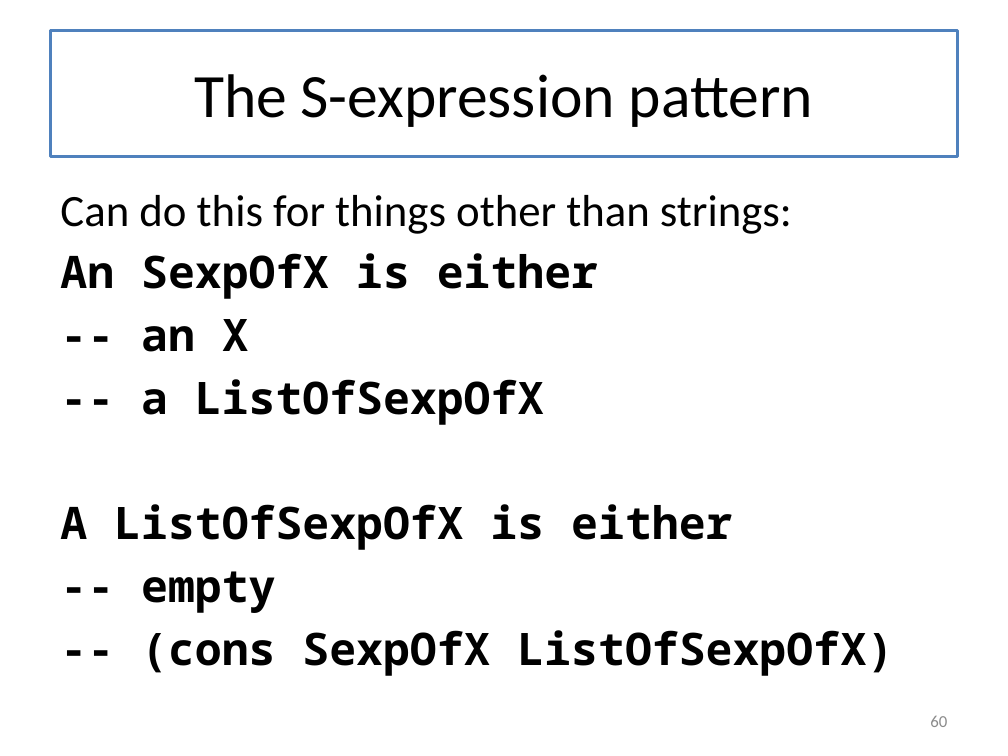
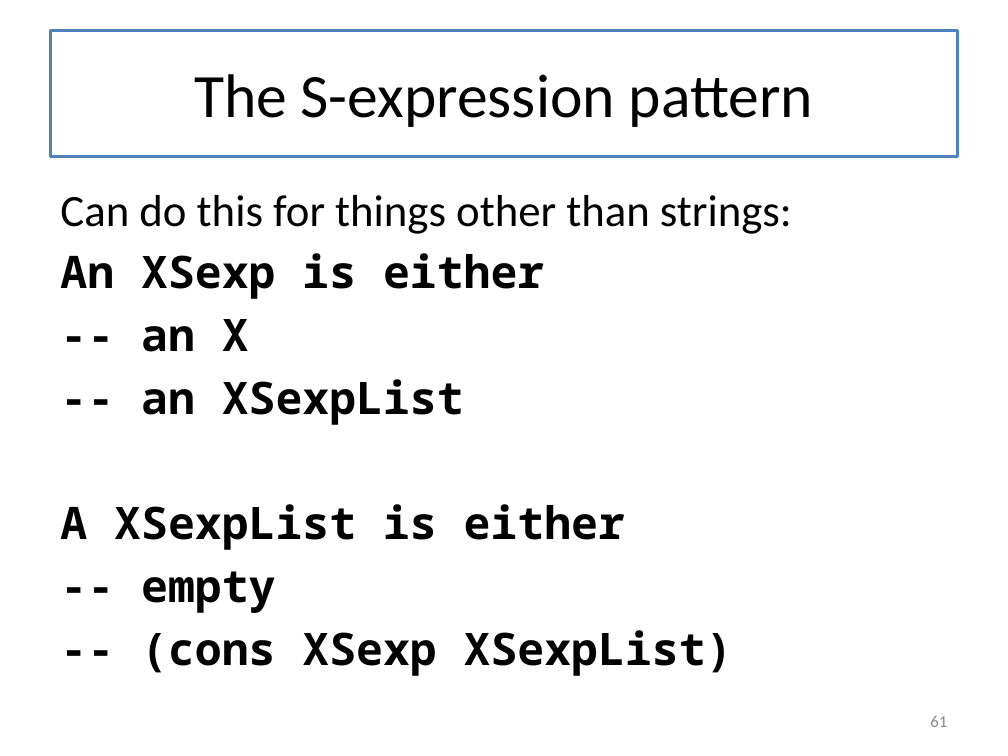
Before and after one commit to mwand/cs5010f17, a slide deck: slide 61 of Slides/Lesson 5.X Trees and Graphs - Combined Slides.pptx (slide 60 before the commit). Drawn at 1008x756 pixels with LibreOffice and Linux fonts; fonts in the diff are those of the drawing. Boxes give left, top, right and bottom in pixels: in the first picture for what was removed or moved away, otherwise in the second. Text is boxed around its words. In the diff, an @@ line names an element or a change of style, - is before the commit and + after.

```diff
--- a/Slides/Lesson 5.X Trees and Graphs - Combined Slides.pptx
+++ b/Slides/Lesson 5.X Trees and Graphs - Combined Slides.pptx
@@ text at (60, 253, 544, 299): text changed @@
-An SexpOfX is either
+An XSexp is either
@@ text at (60, 379, 625, 550): text changed @@
--- a ListOfSexpOfX
-A ListOfSexpOfX is either
+-- an XSexpList
+A XSexpList is either
@@ text at (141, 630, 733, 676): text changed @@
--- (cons SexpOfX ListOfSexpOfX)
+-- (cons XSexp XSexpList)
@@ page number at (930, 716, 947, 727): text changed @@
-60
+61
```
Also in this commit, not shown: 7 other slides changed, 6 other files.
